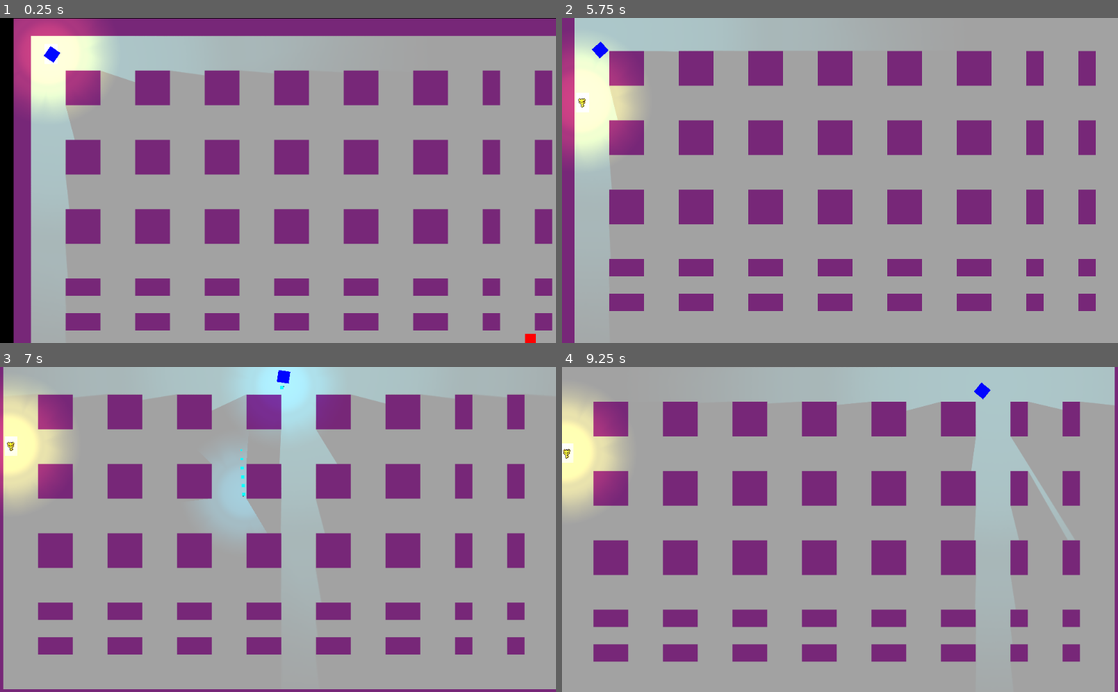
Above: before the commit, frames 1-4 (two rows, left to right).
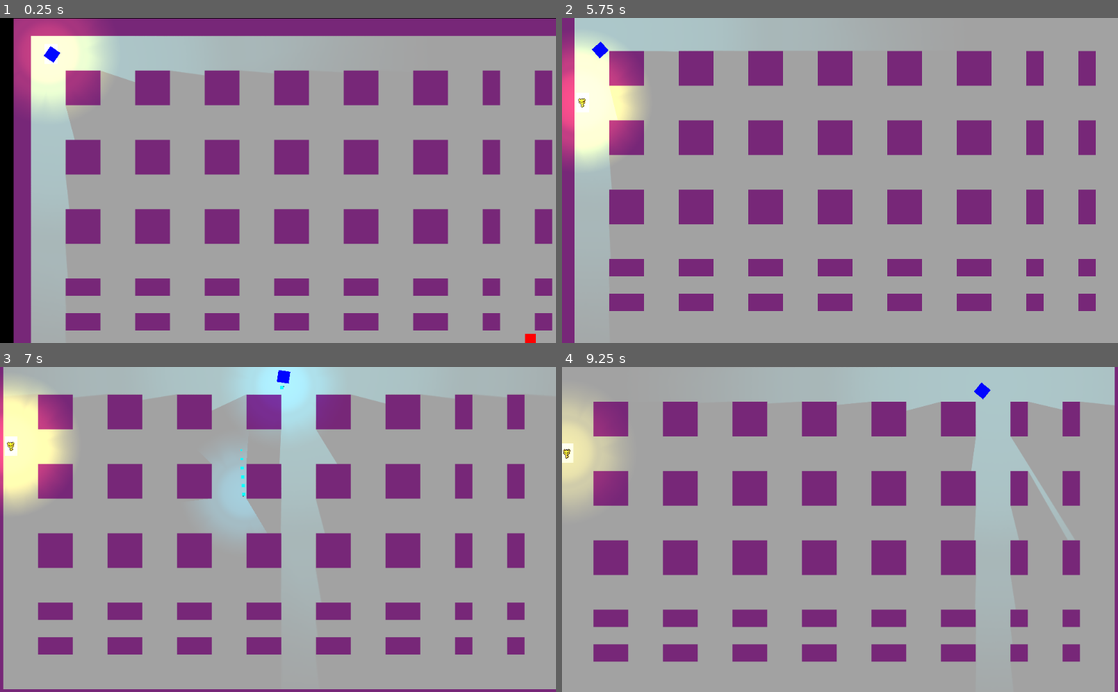
Above: after the commit, the same moments.

Repository: Gr1moire/Keyholder
Game: Godot game, scene res://scenes/main/main.tscn
Two runs of this game, one before a commit and one after it. Both use one fixed random seed, a clock stepped at 60 frames per second and the inputs below. This scene is started directly instead of the project's main scene.
Inputs (mouse positions are in pixels of both pictures, inside the frame that each line leads up to):
- Up to frame 1 (0.25 s): no input
- Up to frame 2 (5.75 s): tap Enter (ui_accept) at 0.5, 0.77, 1.52, 3.02, 3.77, 4.52, 5 s; move the mouse to (812, 245) at 0.52 s; press the mouse at (812, 245) at 0.53 s; hold Up (up) 0.53-2.03 s; move the mouse to (1006, 229) at 1.27 s; release the mouse at (1006, 229) at 1.28 s; click (1006, 229) at 1.35 s; move the mouse to (673, 131) at 2.02 s; press the mouse at (673, 131) at 2.03 s; hold Left (left) 2.03-3.53 s; move the mouse to (867, 180) at 2.77 s; release the mouse at (867, 180) at 2.78 s; click (867, 180) at 2.85 s; move the mouse to (756, 99) at 3.52 s; press the mouse at (756, 99) at 3.53 s; hold Down (down) 3.53-4.28 s; move the mouse to (962, 164) at 4.27 s; release the mouse at (962, 164) at 4.28 s; hold Right (right) 4.28-5.03 s; click (962, 164) at 4.35 s; move the mouse to (728, 196) at 5.02 s; press the mouse at (728, 196) at 5.03 s; hold Up (up) from 5.03 s (still down)
- Up to frame 3 (7 s): move the mouse to (333, 458) at 5.77 s; release Up (up) at 5.78 s; release the mouse at (333, 458) at 5.78 s; hold Right (right) from 5.78 s (still down); click (333, 458) at 5.85 s; tap Enter (ui_accept) at 6.02, 6.77 s; move the mouse to (250, 594) at 6.52 s; press the mouse at (250, 594) at 6.53 s
- Up to frame 4 (9.25 s): move the mouse to (1006, 578) at 7.27 s; release the mouse at (1006, 578) at 7.28 s; click (1006, 578) at 7.35 s; tap Enter (ui_accept) at 7.52, 9.02 s; move the mouse to (673, 480) at 8.02 s; release Right (right) at 8.03 s; press the mouse at (673, 480) at 8.03 s; hold Down (down) 8.03-8.78 s; move the mouse to (867, 529) at 8.77 s; release the mouse at (867, 529) at 8.78 s; hold Left (left) from 8.78 s (still down); click (867, 529) at 8.85 s

The runs differ from the first frame. In frame 2, 1.0% of the frame differs, in the area x 0-12%, y 10-41%; in frame 3, 1.3%, in the area x 0-11%, y 8-40%; in frame 4, 0.9%.

Commit message:
Clignotting the key

Diff:
--- a/common/cle/Cle.gd
+++ b/common/cle/Cle.gd
@@ -2,17 +2,42 @@
 
 # Declare member variables here. Examples:
 var attached_to: Node2D = null
+onready var noise = OpenSimplexNoise.new()
 export(Array, String) var group_to_attach_to = ["Player"]
+export(float) var max_health = 300.0;
+export(float) var hp_drain_per_second = 10.0;
+export(float) var hp_heal_per_second = 200.0;
+export(Curve) var fluctuations;
+export(float) var max_fluctuation_speed = 100.0;
+export(float) var fluctuation_percentage = 30.0;
+var max_time = 100000000.0
+var time = 0.0;
+var max_energy;
 var tmp
+var health = max_health;
 
 ## Called when the node enters the scene tree for the first time.
 func _ready():
+	max_energy = $Light2D.energy
 	Globals.key = self
 
 # Called every frame. 'delta' is the elapsed time since the previous frame.
 func _process(delta):
 	if (attached_to):
 		self.move(attached_to.position, delta * 2.3)
+	time += delta;
+	var current_energy = clamp((health / max_health) * max_energy, 0, max_energy);
+	var fluctuation_state = fluctuations.interpolate(health / max_health)
+	var random_fluctuation = (noise.get_noise_1d(time * max_fluctuation_speed * fluctuation_state)
+		* current_energy)
+	$Light2D.energy = current_energy - random_fluctuation
+
+func _physics_process(delta):
+	if not attached_to or not attached_to.is_in_group("Player"):
+		health -= 1 * delta * hp_drain_per_second
+	else:
+		health += 1 * delta * hp_heal_per_second
+	health = clamp(health, 0, max_health)
 
 func transfer_ownership(body: Node2D):
 	attached_to = body
--- a/common/cle/Cle.tscn
+++ b/common/cle/Cle.tscn
@@ -1,8 +1,11 @@
-[gd_scene load_steps=6 format=2]
+[gd_scene load_steps=7 format=2]
 
 [ext_resource path="res://assets/common/cle.webp" type="Texture" id=1]
 [ext_resource path="res://common/cle/Cle.gd" type="Script" id=2]
 [ext_resource path="res://assets/common/light.png" type="Texture" id=3]
+
+[sub_resource type="Curve" id=3]
+_data = [ Vector2( 0, 1 ), 0.0, 0.0, 0, 0, Vector2( 1, 0 ), -3.25, 2.14286, 0, 0 ]
 
 [sub_resource type="Animation" id=2]
 resource_name = "UpAndDown"
@@ -35,6 +38,8 @@
 
 [node name="clé" type="Area2D"]
 script = ExtResource( 2 )
+hp_heal_per_second = 0.0
+fluctuations = SubResource( 3 )
 
 [node name="AnimationPlayer" type="AnimationPlayer" parent="."]
 anims/UpAndDown = SubResource( 2 )
Not shown, removed: assets/common/sound/Menu Selection Click.wav:Zone.Identifier
Not shown, removed: assets/common/sound/deviation2.ogg:Zone.Identifier
